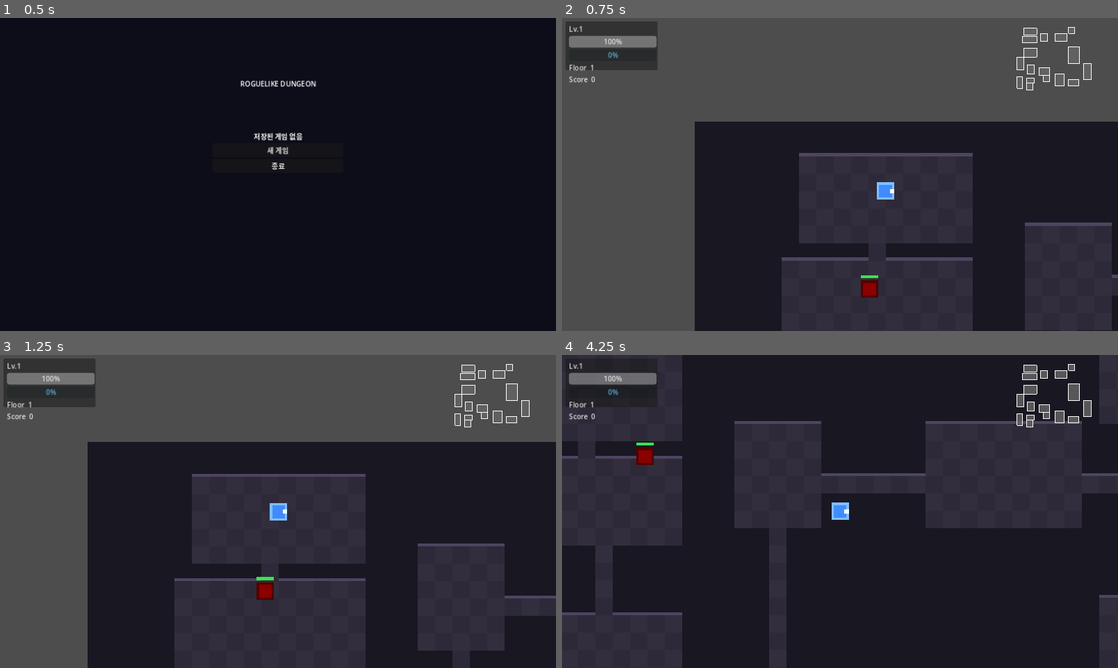
Above: before the commit, frames 1-4 (two rows, left to right).
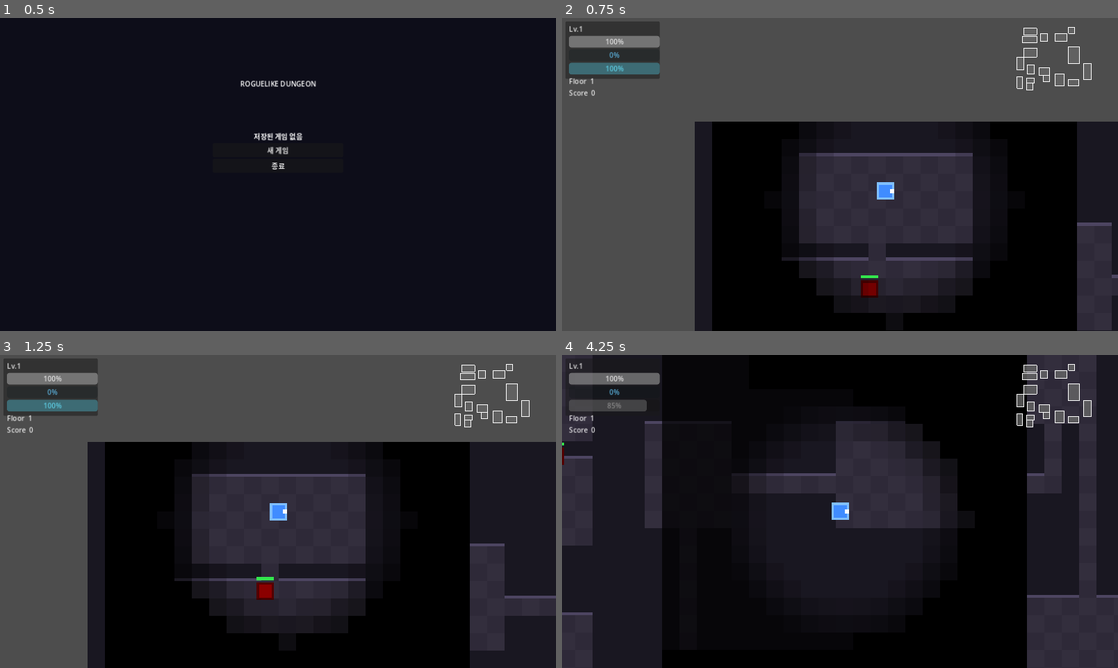
Above: after the commit, the same moments.

Repository: sin857000-code/Valid
Game: Godot game, scene res://scenes/ui/main_menu.tscn
The game is run twice, just before and just after one commit, with the same random seed, the same clock (stepped at 60 frames per second) and the same inputs.
Inputs:
- Up to frame 1 (0.5 s): no input
- Up to frame 2 (0.75 s): click "새 게임" at 0.5 s
- Up to frame 3 (1.25 s): no input
- Up to frame 4 (4.25 s): tap Enter (ui_accept) at 1.25, 1.52, 2.27, 3.77 s; hold Right (ui_right) 1.28-2.03 s; hold Down (ui_down) 2.03-2.78 s; hold Right (ui_right) 2.78-3.53 s; hold Page Up (ui_page_up) from 3.53 s (still down)

Frame 1 is identical in both runs. In frame 2, 24% of the frame differs, in the area x 0-93%, y 1-100%; in frame 3, 27%; in frame 4, 43%, in the area x 0-100%, y 0-100%.
Error before the commit: Invalid call. Nonexistent function 'connect' in base 'Callable'. (res://scripts/maps/dungeon.gd:49)

Commit message:
Add fog of war, dash, ranged enemy, particles, floor transition
- 시야 제한 (Fog of War): 플레이어 반경 7타일만 밝음, 탐험 기록 유지
- 대시 (PageUp/Shift): 0.8초 쿨다운, 무적 판정, 반투명 시각 효과
- 원거리 적 (초록): 투사체 발사, 근접 시 도망
- 투사체 시스템: 꼬리 잔상 + 충돌 파티클
- 히트 파티클: 피격/회복 시 조각이 튀어나감
- 층 전환 페이드 인/아웃
- 아이템 펄스 발광 효과
- HUD 대시 쿨다운 바 추가

https://claude.ai/code/session_01W1t3cyazDUadMr1eE4hi94

Diff:
--- a/roguelike/scenes/maps/dungeon.tscn
+++ b/roguelike/scenes/maps/dungeon.tscn
@@ -1,9 +1,11 @@
-[gd_scene load_steps=4 format=3 uid="uid://dungeon"]
+[gd_scene load_steps=6 format=3 uid="uid://dungeon"]
 
 [ext_resource type="Script" path="res://scripts/maps/dungeon.gd" id="1"]
 [ext_resource type="Script" path="res://scripts/maps/dungeon_generator.gd" id="2"]
 [ext_resource type="Script" path="res://scripts/maps/dungeon_renderer.gd" id="3"]
-[ext_resource type="PackedScene" path="res://scenes/ui/hud.tscn" id="4"]
+[ext_resource type="Script" path="res://scripts/maps/fog_of_war.gd" id="4"]
+[ext_resource type="Script" path="res://scripts/ui/floor_transition.gd" id="5"]
+[ext_resource type="PackedScene" path="res://scenes/ui/hud.tscn" id="6"]
 
 [node name="Dungeon" type="Node2D"]
 script = ExtResource("1")
@@ -13,7 +15,14 @@
 
 [node name="Entities" type="Node2D" parent="."]
 
+[node name="FogOfWar" type="Node2D" parent="."]
+script = ExtResource("4")
+z_index = 5
+
 [node name="DungeonGenerator" type="Node" parent="."]
 script = ExtResource("2")
 
-[node name="HUD" parent="." instance=ExtResource("4")]
+[node name="HUD" parent="." instance=ExtResource("6")]
+
+[node name="FloorTransition" type="CanvasLayer" parent="."]
+script = ExtResource("5")
--- a/roguelike/scenes/ui/hud.tscn
+++ b/roguelike/scenes/ui/hud.tscn
@@ -10,15 +10,15 @@
 [node name="Panel" type="Panel" parent="."]
 offset_left = 8.0
 offset_top = 8.0
-offset_right = 220.0
-offset_bottom = 120.0
+offset_right = 225.0
+offset_bottom = 140.0
 modulate = Color(1, 1, 1, 0.85)
 
 [node name="VBox" type="VBoxContainer" parent="Panel"]
 offset_left = 8.0
 offset_top = 6.0
-offset_right = 210.0
-offset_bottom = 114.0
+offset_right = 217.0
+offset_bottom = 134.0
 
 [node name="LevelLabel" type="Label" parent="Panel/VBox"]
 text = "Lv.1"
@@ -30,10 +30,16 @@
 value = 100.0
 
 [node name="ExpBar" type="ProgressBar" parent="Panel/VBox"]
-custom_minimum_size = Vector2(0, 8)
+custom_minimum_size = Vector2(0, 7)
 max_value = 50.0
 value = 0.0
 modulate = Color(0.4, 0.8, 1, 1)
+
+[node name="DashBar" type="ProgressBar" parent="Panel/VBox"]
+custom_minimum_size = Vector2(0, 7)
+max_value = 100.0
+value = 100.0
+modulate = Color(0.4, 0.9, 1, 1)
 
 [node name="FloorLabel" type="Label" parent="Panel/VBox"]
 text = "Floor  1"
--- /dev/null
+++ b/roguelike/scripts/enemies/enemy_ranged.gd
@@ -0,0 +1,46 @@
+extends "res://scripts/enemies/enemy_base.gd"
+
+const SHOOT_RANGE  = 180.0
+const SHOOT_COOLDOWN = 1.8
+const FLEE_RANGE   = 80.0
+
+var _shoot_timer: float = 1.0
+
+func _ready() -> void:
+	max_health = 20
+	attack_damage = 0  # 근접 공격 안 함
+	move_speed = 50.0
+	chase_range = 220.0
+	attack_range = 9999.0  # 근접 판정 무효
+	exp_reward = 15
+	body_color = Color(0.2, 0.8, 0.4)
+	body_size = 10
+	super._ready()
+
+func _physics_process(delta: float) -> void:
+	if _dying or _player == null:
+		return
+	_shoot_timer -= delta
+	var dist = global_position.distance_to(_player.global_position)
+
+	if dist < FLEE_RANGE:
+		# 너무 가까우면 도망
+		velocity = (global_position - _player.global_position).normalized() * move_speed
+	elif dist > SHOOT_RANGE:
+		# 사거리 밖이면 접근
+		velocity = (_player.global_position - global_position).normalized() * move_speed * 0.7
+	else:
+		velocity = velocity.move_toward(Vector2.ZERO, move_speed)
+
+	move_and_slide()
+
+	if _shoot_timer <= 0.0 and dist <= SHOOT_RANGE:
+		_shoot_timer = SHOOT_COOLDOWN
+		_fire_projectile()
+
+func _fire_projectile() -> void:
+	var proj = Node2D.new()
+	proj.set_script(load("res://scripts/enemies/projectile.gd"))
+	get_parent().add_child(proj)
+	proj.global_position = global_position
+	proj.setup(_player.global_position - global_position, 8, 150.0)
--- /dev/null
+++ b/roguelike/scripts/enemies/projectile.gd
@@ -0,0 +1,43 @@
+extends Node2D
+
+var _velocity: Vector2 = Vector2.ZERO
+var _damage: int = 8
+var _lifetime: float = 2.0
+var _dot: ColorRect
+
+func setup(direction: Vector2, damage: int, speed: float) -> void:
+	_damage = damage
+	_velocity = direction.normalized() * speed
+
+	_dot = ColorRect.new()
+	_dot.size = Vector2(6, 6)
+	_dot.position = Vector2(-3, -3)
+	_dot.color = Color(0.3, 1.0, 0.5)
+	add_child(_dot)
+
+	# 꼬리 잔상
+	var tail = ColorRect.new()
+	tail.size = Vector2(10, 3)
+	tail.position = Vector2(-10, -1)
+	tail.color = Color(0.3, 1.0, 0.5, 0.4)
+	add_child(tail)
+
+	rotation = direction.angle()
+
+func _process(delta: float) -> void:
+	position += _velocity * delta
+	_lifetime -= delta
+	if _lifetime <= 0.0:
+		queue_free()
+		return
+
+	# 플레이어 충돌 체크
+	var player = get_tree().get_first_node_in_group("player")
+	if player and global_position.distance_to(player.global_position) < 10.0:
+		player.take_damage(_damage)
+		_spawn_impact()
+		queue_free()
+
+func _spawn_impact() -> void:
+	var hp = load("res://scripts/ui/hit_particle.gd")
+	hp.spawn(get_parent(), global_position, Color(0.3, 1.0, 0.5))
--- a/roguelike/scripts/items/item_base.gd
+++ b/roguelike/scripts/items/item_base.gd
@@ -3,20 +3,40 @@
 @export var item_name: String = "Item"
 @export var item_color: Color = Color.YELLOW
 
+var _rect: ColorRect
+var _glow: ColorRect
+
 func _ready() -> void:
-	var rect = ColorRect.new()
-	rect.size = Vector2(10, 10)
-	rect.position = Vector2(-5, -5)
-	rect.color = item_color
-	add_child(rect)
+	# 외부 발광 테두리
+	_glow = ColorRect.new()
+	_glow.size = Vector2(14, 14)
+	_glow.position = Vector2(-7, -7)
+	_glow.color = item_color.lightened(0.3)
+	_glow.modulate.a = 0.5
+	add_child(_glow)
+
+	# 아이템 본체
+	_rect = ColorRect.new()
+	_rect.size = Vector2(10, 10)
+	_rect.position = Vector2(-5, -5)
+	_rect.color = item_color
+	add_child(_rect)
 
 	var shape = CollisionShape2D.new()
 	var circle = CircleShape2D.new()
-	circle.radius = 8.0
+	circle.radius = 9.0
 	shape.shape = circle
 	add_child(shape)
 
 	body_entered.connect(_on_body_entered)
+
+	# 펄스 애니메이션
+	_start_pulse()
+
+func _start_pulse() -> void:
+	var tween = create_tween().set_loops()
+	tween.tween_property(_glow, "modulate:a", 0.9, 0.6)
+	tween.tween_property(_glow, "modulate:a", 0.2, 0.6)
 
 func _on_body_entered(body: Node) -> void:
 	if body.is_in_group("player"):
--- a/roguelike/scripts/maps/dungeon.gd
+++ b/roguelike/scripts/maps/dungeon.gd
@@ -4,6 +4,7 @@
 	"res://scripts/enemies/enemy_base.gd",
 	"res://scripts/enemies/enemy_fast.gd",
 	"res://scripts/enemies/enemy_tank.gd",
+	"res://scripts/enemies/enemy_ranged.gd",
 ]
 const ITEM_SCRIPTS = [
 	"res://scripts/items/item_health_potion.gd",
@@ -22,6 +23,8 @@
 @onready var generator: Node = $DungeonGenerator
 @onready var entities: Node2D = $Entities
 @onready var map_renderer: Node2D = $MapRenderer
+@onready var fog: Node2D = $FogOfWar
+@onready var transition: CanvasLayer = $FloorTransition
 
 var player: CharacterBody2D
 var camera: Camera2D
@@ -31,6 +34,7 @@
 
 func _ready() -> void:
 	_spawn_player()
+	transition.fade_out()
 	_generate_floor()
 
 func _spawn_player() -> void:
@@ -46,7 +50,6 @@
 
 	player.health_changed.connect(hud.update_health)
 	player.player_died.connect(_on_player_died)
-	player.take_damage.connect(_shake_camera)
 
 func _generate_floor() -> void:
 	for child in entities.get_children():
@@ -55,6 +58,7 @@
 	var grid = generator.generate()
 	rooms = generator.rooms
 	map_renderer.setup(grid, generator.get_map_width(), generator.get_map_height())
+	fog.setup(generator.get_map_width(), generator.get_map_height())
 
 	player.global_position = Vector2(rooms[0].get_center()) * TILE
 	hud.minimap.setup(rooms)
@@ -70,6 +74,7 @@
 			_spawn_enemy()
 
 	_spawn_items()
+	transition.fade_out()
 
 func _spawn_enemy() -> void:
 	var room = rooms[randi_range(1, rooms.size() - 2)]
@@ -96,7 +101,6 @@
 		var room = rooms[randi_range(1, rooms.size() - 1)]
 		_make_item(load(ITEM_SCRIPTS[randi() % ITEM_SCRIPTS.size()]),
 			Vector2(room.get_center()) * TILE + Vector2(randi_range(-20, 20), randi_range(-20, 20)))
-
 	if is_boss_floor or GameManager.current_floor % 5 == 0:
 		var room = rooms[randi_range(1, rooms.size() - 1)]
 		_make_item(load(WEAPON_SCRIPTS[randi() % WEAPON_SCRIPTS.size()]),
@@ -108,13 +112,6 @@
 	entities.add_child(item)
 	item.global_position = pos
 
-func _shake_camera(_amount = null) -> void:
-	if camera == null:
-		return
-	var tween = create_tween()
-	tween.tween_property(camera, "offset", Vector2(randi_range(-4, 4), randi_range(-4, 4)), 0.05)
-	tween.tween_property(camera, "offset", Vector2.ZERO, 0.05)
-
 func _on_enemy_died(enemy: Node) -> void:
 	GameManager.add_score(enemy.exp_reward)
 	hud.update_score(GameManager.score)
@@ -123,7 +120,8 @@
 		GameManager.next_floor()
 		GameManager.save()
 		hud.update_floor(GameManager.current_floor)
-		_generate_floor()
+		transition.fade_in(_generate_floor)
 
 func _on_player_died() -> void:
-	get_tree().change_scene_to_file("res://scenes/ui/game_over.tscn")
+	transition.fade_in(func():
+		get_tree().change_scene_to_file("res://scenes/ui/game_over.tscn"))
--- /dev/null
+++ b/roguelike/scripts/maps/fog_of_war.gd
@@ -0,0 +1,61 @@
+extends Node2D
+
+# 시야 제한 (Fog of War)
+# 플레이어 주변만 밝게, 나머지는 어둡게
+
+const TILE = 16
+const VISION_RADIUS = 7   # 타일 단위
+const SOFT_EDGE = 2.5
+
+var _revealed: Dictionary = {}  # Vector2i → bool (한번이라도 본 곳)
+var _player: Node = null
+var _map_w: int = 0
+var _map_h: int = 0
+
+func setup(w: int, h: int) -> void:
+	_map_w = w
+	_map_h = h
+	_revealed.clear()
+	queue_redraw()
+
+func _process(_delta: float) -> void:
+	if _player == null:
+		_player = get_tree().get_first_node_in_group("player")
+		return
+	_reveal_around(_player.global_position)
+	queue_redraw()
+
+func _reveal_around(world_pos: Vector2) -> void:
+	var center = Vector2i(int(world_pos.x / TILE), int(world_pos.y / TILE))
+	var r = VISION_RADIUS + 1
+	for dy in range(-r, r + 1):
+		for dx in range(-r, r + 1):
+			var dist = Vector2(dx, dy).length()
+			if dist <= VISION_RADIUS:
+				_revealed[center + Vector2i(dx, dy)] = true
+
+func _draw() -> void:
+	if _player == null:
+		return
+	var center = Vector2i(int(_player.global_position.x / TILE), int(_player.global_position.y / TILE))
+	var r = VISION_RADIUS + int(SOFT_EDGE) + 1
+
+	for dy in range(-r, r + 1):
+		for dx in range(-r, r + 1):
+			var tile = center + Vector2i(dx, dy)
+			if tile.x < 0 or tile.y < 0 or tile.x >= _map_w or tile.y >= _map_h:
+				continue
+			var dist = Vector2(dx, dy).length()
+			var alpha: float
+			if dist > VISION_RADIUS:
+				if _revealed.has(tile):
+					alpha = 0.72  # 본 적 있는 곳: 어둡게
+				else:
+					alpha = 1.0   # 못 본 곳: 완전 어둠
+			else:
+				# 시야 안: 가장자리 소프트
+				var t = clamp((dist - (VISION_RADIUS - SOFT_EDGE)) / SOFT_EDGE, 0.0, 1.0)
+				alpha = t * 0.72
+			if alpha > 0.01:
+				var rect = Rect2(tile.x * TILE, tile.y * TILE, TILE, TILE)
+				draw_rect(rect, Color(0, 0, 0, alpha))
--- a/roguelike/scripts/player/player.gd
+++ b/roguelike/scripts/player/player.gd
@@ -4,6 +4,9 @@
 signal player_died
 
 const SPEED = 150.0
+const DASH_SPEED = 500.0
+const DASH_DURATION = 0.15
+const DASH_COOLDOWN = 0.8
 
 @export var max_health: int = 100
 @export var attack_damage: int = 10
@@ -12,6 +15,9 @@
 
 var current_health: int
 var _attack_timer: float = 0.0
+var _dash_timer: float = 0.0
+var _dash_cooldown_timer: float = 0.0
+var _is_dashing: bool = false
 var facing: Vector2 = Vector2.RIGHT
 var _visual: Node2D
 
@@ -44,6 +50,17 @@
 
 func _physics_process(delta: float) -> void:
 	_attack_timer -= delta
+	_dash_cooldown_timer -= delta
+
+	if _is_dashing:
+		_dash_timer -= delta
+		if _dash_timer <= 0.0:
+			_is_dashing = false
+			modulate.a = 1.0
+		velocity = facing * DASH_SPEED
+		move_and_slide()
+		return
+
 	var direction = Input.get_vector("ui_left", "ui_right", "ui_up", "ui_down")
 	velocity = direction * SPEED
 	if direction != Vector2.ZERO:
@@ -51,8 +68,19 @@
 		_visual.update_facing(facing)
 	move_and_slide()
 
+	# 대시: Shift
+	if Input.is_action_just_pressed("ui_page_up") and _dash_cooldown_timer <= 0.0:
+		_start_dash()
+
+	# 공격: Space
 	if Input.is_action_just_pressed("ui_accept") and _attack_timer <= 0.0:
 		_do_attack()
+
+func _start_dash() -> void:
+	_is_dashing = true
+	_dash_timer = DASH_DURATION
+	_dash_cooldown_timer = DASH_COOLDOWN
+	modulate.a = 0.4  # 반투명으로 무적 느낌
 
 func _do_attack() -> void:
 	_attack_timer = attack_cooldown
@@ -63,13 +91,19 @@
 			body.take_damage(attack_damage)
 
 func take_damage(amount: int) -> void:
+	if _is_dashing:  # 대시 중 무적
+		return
 	current_health -= amount
 	current_health = max(current_health, 0)
 	health_changed.emit(current_health, max_health)
 	_visual.flash_hit()
+	var hp = load("res://scripts/ui/hit_particle.gd")
+	hp.spawn(get_parent(), global_position, Color(1, 0.3, 0.3))
 	if current_health == 0:
 		player_died.emit()
 
 func heal(amount: int) -> void:
 	current_health = min(current_health + amount, max_health)
 	health_changed.emit(current_health, max_health)
+	var hp = load("res://scripts/ui/hit_particle.gd")
+	hp.spawn(get_parent(), global_position, Color(0.3, 1.0, 0.4))
--- /dev/null
+++ b/roguelike/scripts/ui/floor_transition.gd
@@ -0,0 +1,21 @@
+extends CanvasLayer
+
+# 층 전환 페이드 이펙트
+var _rect: ColorRect
+
+func _ready() -> void:
+	layer = 10
+	_rect = ColorRect.new()
+	_rect.color = Color.BLACK
+	_rect.set_anchors_and_offsets_preset(Control.PRESET_FULL_RECT)
+	_rect.modulate.a = 0.0
+	add_child(_rect)
+
+func fade_in(callback: Callable) -> void:
+	var tween = create_tween()
+	tween.tween_property(_rect, "modulate:a", 1.0, 0.3)
+	tween.tween_callback(callback)
+
+func fade_out() -> void:
+	var tween = create_tween()
+	tween.tween_property(_rect, "modulate:a", 0.0, 0.4)
--- /dev/null
+++ b/roguelike/scripts/ui/hit_particle.gd
@@ -0,0 +1,21 @@
+extends Node2D
+
+# 히트 시 파티클 이펙트 (ColorRect 조각들이 튀어나감)
+static func spawn(parent: Node, pos: Vector2, color: Color = Color.ORANGE) -> void:
+	var count = 5
+	for i in range(count):
+		var p = ColorRect.new()
+		p.size = Vector2(randi_range(2, 5), randi_range(2, 5))
+		p.color = color
+		p.position = pos
+		parent.add_child(p)
+
+		var angle = (float(i) / count) * TAU + randf() * 0.8
+		var speed = randf_range(40, 100)
+		var vel = Vector2(cos(angle), sin(angle)) * speed
+
+		var tween = p.create_tween()
+		tween.set_parallel(true)
+		tween.tween_property(p, "position", pos + vel * 0.4, 0.35)
+		tween.tween_property(p, "modulate:a", 0.0, 0.35)
+		tween.tween_callback(p.queue_free).set_delay(0.35)
--- a/roguelike/scripts/ui/hud.gd
+++ b/roguelike/scripts/ui/hud.gd
@@ -2,6 +2,7 @@
 
 @onready var health_bar: ProgressBar = $Panel/VBox/HealthBar
 @onready var exp_bar: ProgressBar = $Panel/VBox/ExpBar
+@onready var dash_bar: ProgressBar = $Panel/VBox/DashBar
 @onready var floor_label: Label = $Panel/VBox/FloorLabel
 @onready var score_label: Label = $Panel/VBox/ScoreLabel
 @onready var level_label: Label = $Panel/VBox/LevelLabel
@@ -10,16 +11,27 @@
 @onready var minimap: Control = $Minimap
 @onready var level_up_popup: CanvasLayer = $LevelUpPopup
 
+var _player: Node = null
+
 func _ready() -> void:
 	GameManager.level_up.connect(_on_level_up)
 	_refresh_exp()
 
+func _process(_delta: float) -> void:
+	if _player == null:
+		_player = get_tree().get_first_node_in_group("player")
+		return
+	# 대시 쿨다운 표시
+	var cd = _player._dash_cooldown_timer
+	var ratio = 1.0 - clamp(cd / _player.DASH_COOLDOWN, 0.0, 1.0)
+	dash_bar.value = ratio * 100.0
+	dash_bar.modulate = Color(0.4, 0.9, 1.0) if ratio >= 1.0 else Color(0.6, 0.6, 0.6)
+
 func update_health(current: int, maximum: int) -> void:
 	health_bar.max_value = maximum
 	health_bar.value = current
-	# 색상: 초록 → 노랑 → 빨강
 	var ratio = float(current) / float(maximum)
-	health_bar.modulate = Color(1.0, ratio, ratio * 0.3)
+	health_bar.modulate = Color(1.0, ratio * 0.85, ratio * 0.2)
 
 func update_floor(floor_num: int) -> void:
 	floor_label.text = "Floor  %d" % floor_num
